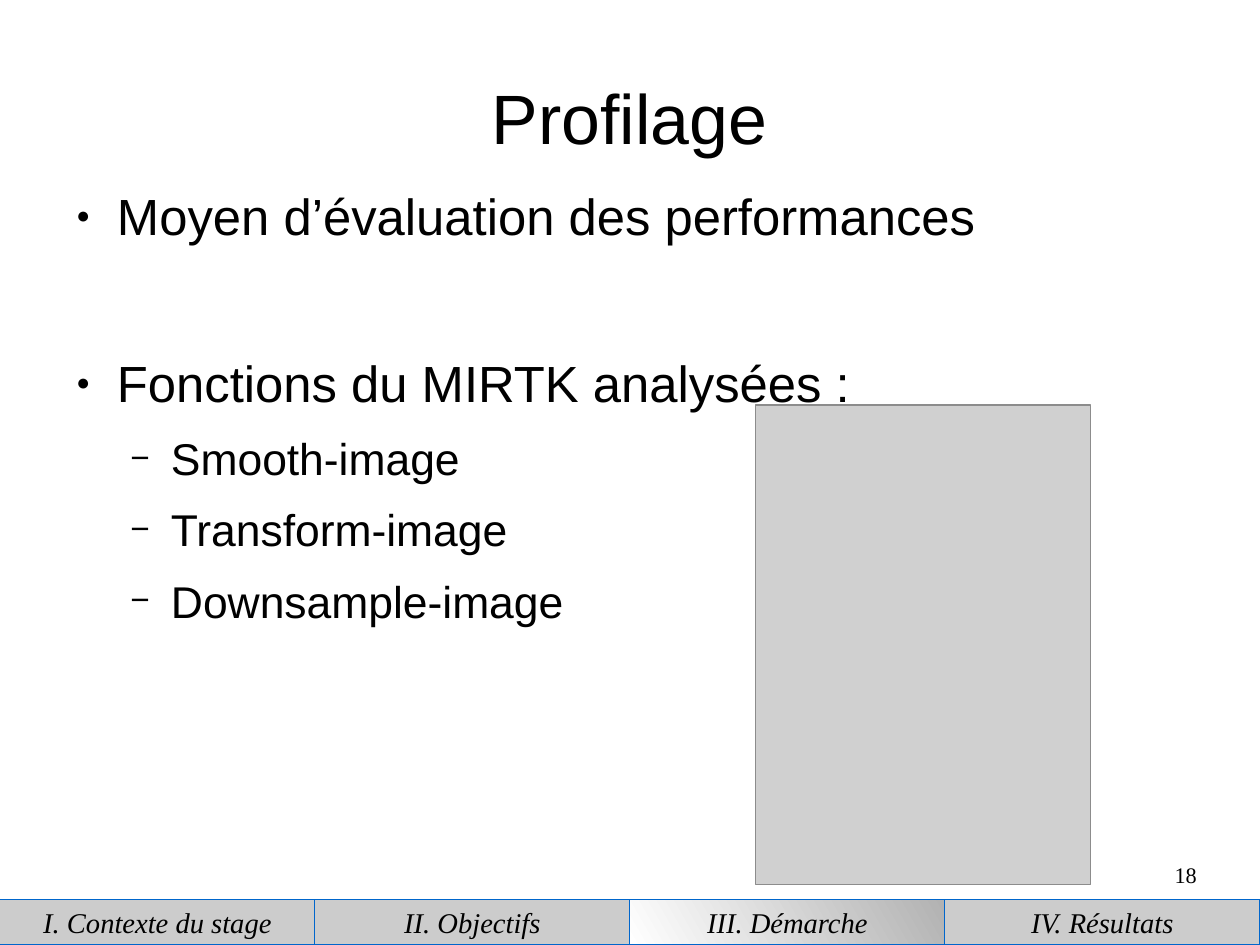
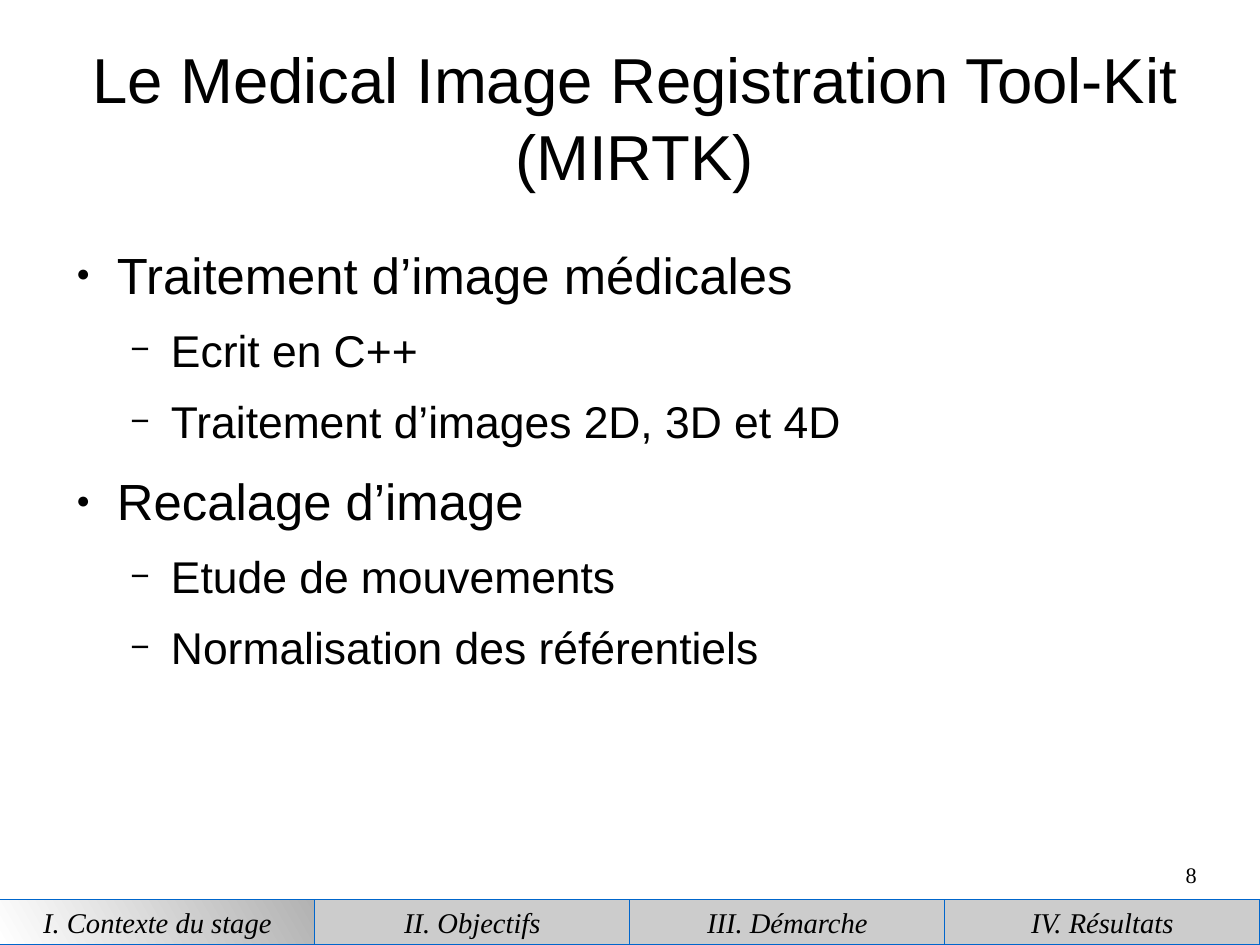
Before and after one commit to piatf/Report-2016-interniship-BioMedIA, a slide deck: slide 8 of presentation.odp (slide 18 before the commit). Drawn at 1260x945 pixels with LibreOffice and Linux fonts; fonts in the diff are those of the drawing; grey boxes stand for pictures. Boxes give left, top, right and bottom in pixels: in the first picture for what was removed or moved away, otherwise in the second. Text is boxed around its words. In the diff, an @@ line names an element or a change of style, - is before the commit and + after.

```diff
--- a/presentation.odp
+++ b/presentation.odp
@@ title at (92,57,1177,192): text changed; size 44 to 40 pt @@
-Profilage
+Le Medical Image Registration Tool-Kit (MIRTK)
@@ text removed at (117,197,975,627) @@
-● Moyen d’évaluation des performances
-● Fonctions du MIRTK analysées :
-  − Smooth-image
-  − Transform-image
-  − Downsample-image
@@ text added at (117,256,841,665), 28 pt, text #000000 @@
+● Traitement d’image médicales
+  − Ecrit en C++
+  − Traitement d’images 2D, 3D et 4D
+● Recalage d’image
+  − Etude de mouvements
+  − Normalisation des référentiels
@@ picture removed at (756,405,1091,884) @@
@@ page number at (1186,868,1197,884): text changed @@
-18
+8
@@ rectangle "I. Contexte du stage" at (0,900,316,944): fill #CCCCCC to gradient #B2B2B2 to #FFFFFF @@
@@ rectangle "III. Démarche" at (630,900,946,944): fill gradient #B2B2B2 to #FFFFFF to #CCCCCC @@
```
Also in this commit, not shown: 13 other slides changed, 5 slides added, 1 slide removed.
